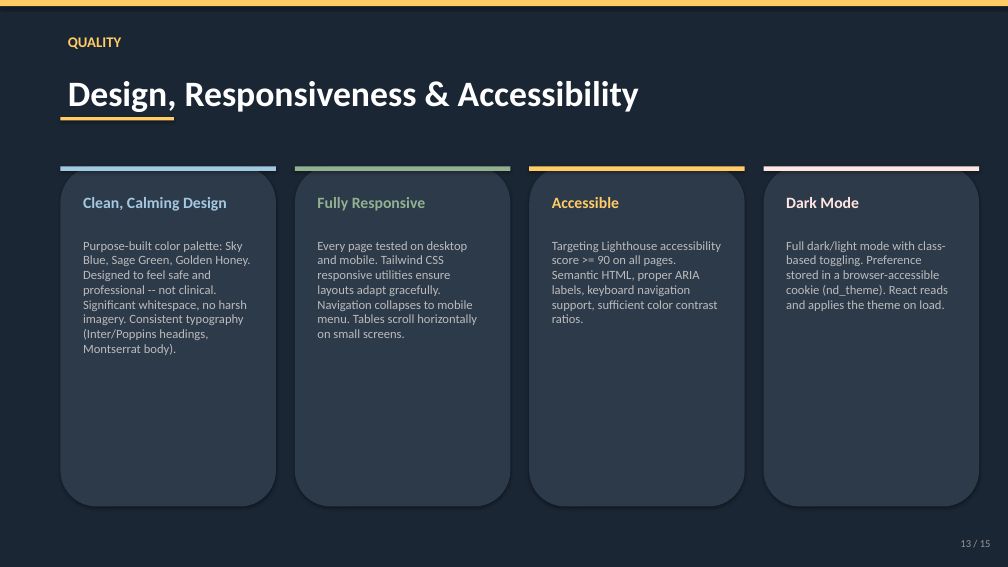
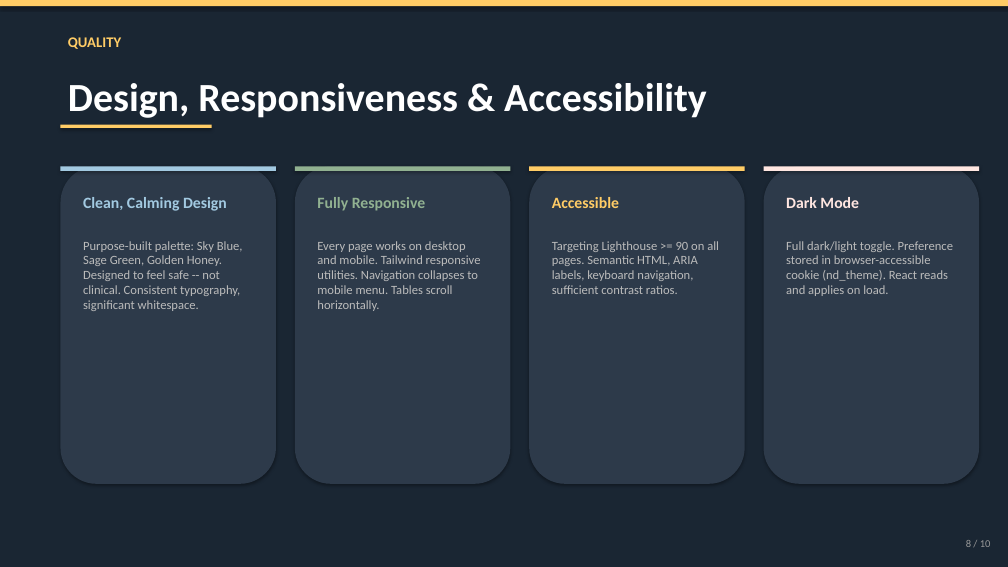
Before and after one commit to linklyns/New-Dawn, a slide deck: slide 8 of presentation/New_Dawn_Presentation.pptx (slide 13 before the commit). Drawn at 1008x567 pixels with LibreOffice and Linux fonts; fonts in the diff are those of the drawing. Boxes give left, top, right and bottom in pixels: in the first picture for what was removed or moved away, otherwise in the second. Text is boxed around its words. In the diff, an @@ line names an element or a change of style, - is before the commit and + after.

```diff
--- a/presentation/New_Dawn_Presentation.pptx
+++ b/presentation/New_Dawn_Presentation.pptx
@@ text "Design, Responsiveness & Accessibility" at box(68, 83, 707, 118): size 34 to 38 pt; line spacing 40pt to 45pt @@
@@ rectangle: place and size @@
-rectangle at box(60, 117, 174, 120)
+rectangle at box(60, 125, 212, 128)
@@ rounded rectangle: place and size @@
-rounded rectangle at box(60, 166, 276, 507)
+rounded rectangle at box(60, 166, 276, 484)
@@ rounded rectangle: place and size @@
-rounded rectangle at box(295, 166, 510, 507)
+rounded rectangle at box(295, 166, 510, 484)
@@ rounded rectangle: place and size @@
-rounded rectangle at box(529, 166, 745, 507)
+rounded rectangle at box(529, 166, 745, 484)
@@ rounded rectangle: place and size @@
-rounded rectangle at box(764, 166, 979, 507)
+rounded rectangle at box(764, 166, 979, 484)
@@ text at box(83, 241, 243, 311): text changed @@
-Purpose-built color palette: Sky Blue, Sage Green, Golden Honey. Designed to feel safe and professional -- not clinical. Significant whitespace, no harsh imagery. Consistent typography (Inter/Poppins headings, Montserrat body).
+Purpose-built palette: Sky Blue, Sage Green, Golden Honey. Designed to feel safe -- not clinical. Consistent typography, significant whitespace.
@@ text at box(317, 241, 481, 311): text changed @@
-Every page tested on desktop and mobile. Tailwind CSS responsive utilities ensure layouts adapt gracefully. Navigation collapses to mobile menu. Tables scroll horizontally on small screens.
+Every page works on desktop and mobile. Tailwind responsive utilities. Navigation collapses to mobile menu. Tables scroll horizontally.
@@ text at box(552, 241, 719, 294): text changed @@
-Targeting Lighthouse accessibility score >= 90 on all pages. Semantic HTML, proper ARIA labels, keyboard navigation support, sufficient color contrast ratios.
+Targeting Lighthouse >= 90 on all pages. Semantic HTML, ARIA labels, keyboard navigation, sufficient contrast ratios.
@@ text at box(786, 241, 953, 296): text changed @@
-Full dark/light mode with class-based toggling. Preference stored in a browser-accessible cookie (nd_theme). React reads and applies the theme on load.
+Full dark/light toggle. Preference stored in browser-accessible cookie (nd_theme). React reads and applies on load.
@@ text at box(966, 540, 991, 547): text changed @@
-13 / 15
+8 / 10
```
Also in this commit, not shown: 6 other slides changed, 3 slides added, 8 slides removed, 1 other file.
